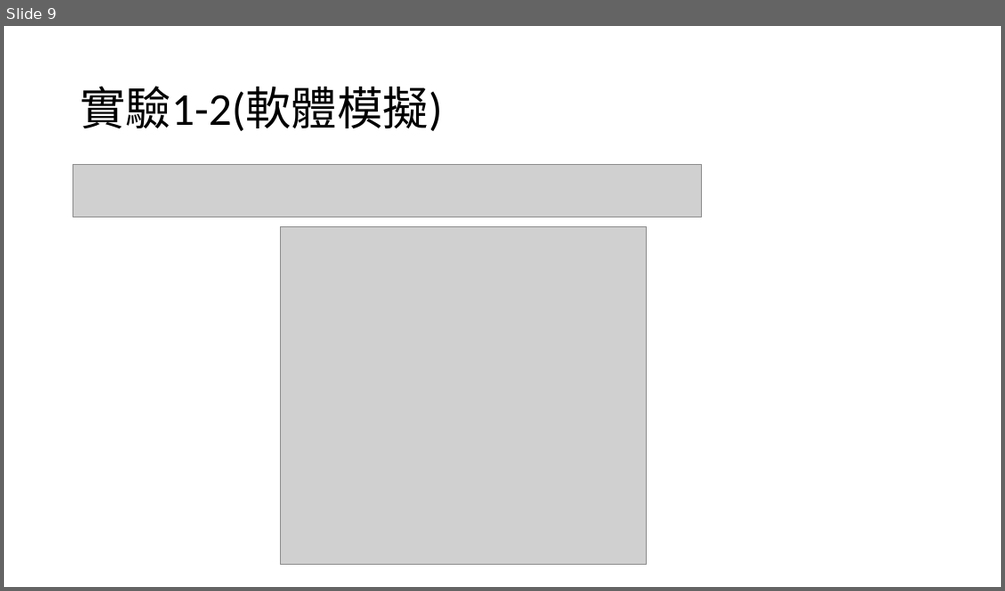
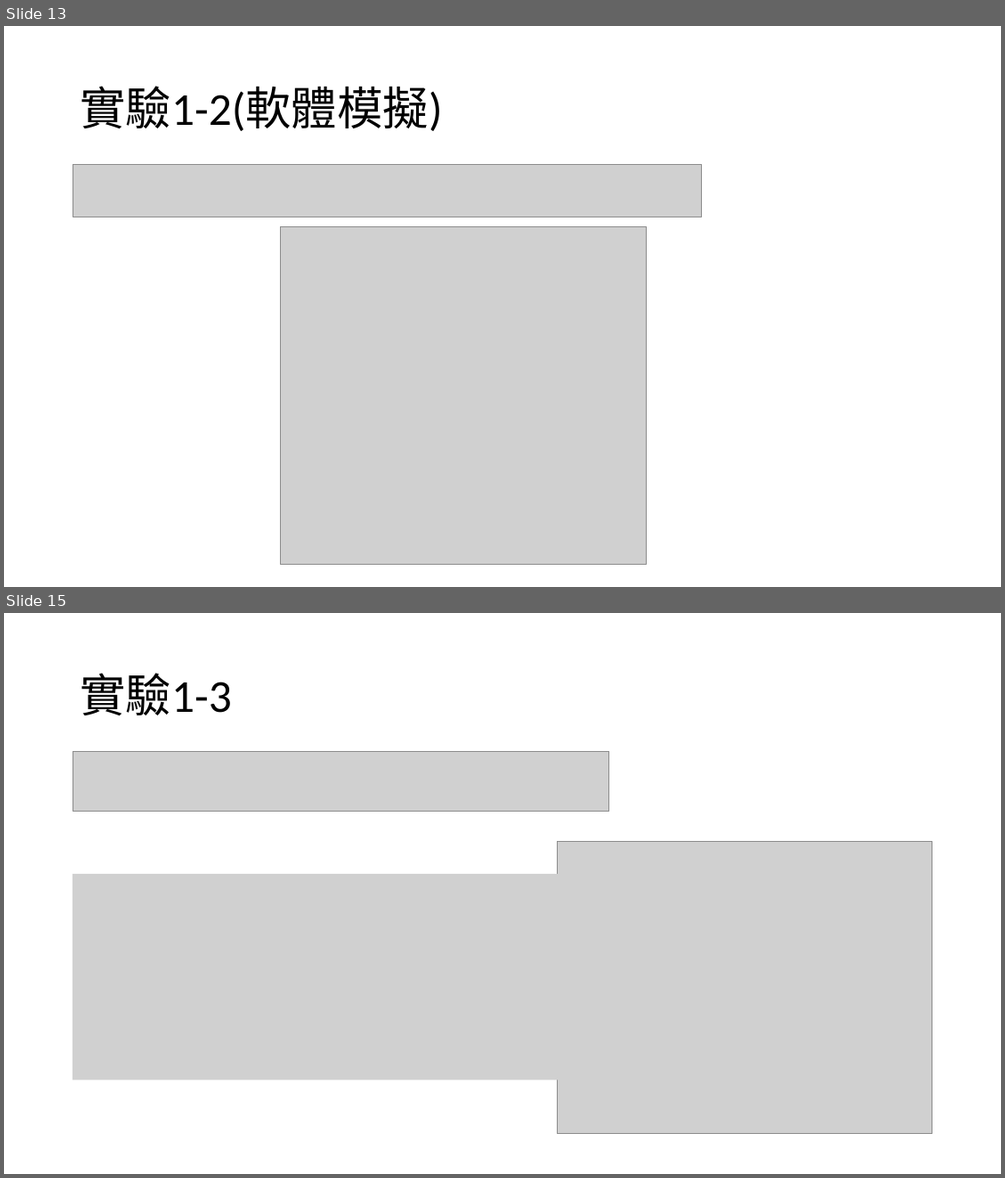
Before and after one commit to yeyi58095/control_lab, a slide deck: 實驗一/報告/實驗一結報.pptx. Shown one above the other, each under a label of ours: slide 9 before the commit, slides 13 and 15 after it; the slides between them are not shown. The pictures are 1005x591 and 1005x1178 pixels, drawn with LibreOffice and Linux fonts; fonts in the diff are those of the drawing; grey boxes stand for pictures. Boxes give left, top, right and bottom in pixels: in the first picture for what was removed or moved away, otherwise in the second. Text is boxed around its words. In the diff, an @@ line names an element or a change of style, - is before the commit and + after.

```diff
--- a/實驗一/報告/實驗一結報.pptx
+++ b/實驗一/報告/實驗一結報.pptx
@@ slide 15 added at (x1=4, y1=613, x2=1001, y2=1174), background #FFFFFF @@
@@ title added at (x1=80, y1=673, x2=231, y2=715), 44 pt, text #000000 @@
+實驗1-3
@@ picture added at (x1=73, y1=751, x2=610, y2=811) @@
@@ picture added at (x1=558, y1=841, x2=933, y2=1134) @@
@@ picture added at (x1=73, y1=874, x2=574, y2=1080) @@
@@ what was slide 9 is now slide 13 @@
```
Also in this commit, not shown: 6 slides changed, 14 other slides added, 24 other files.
